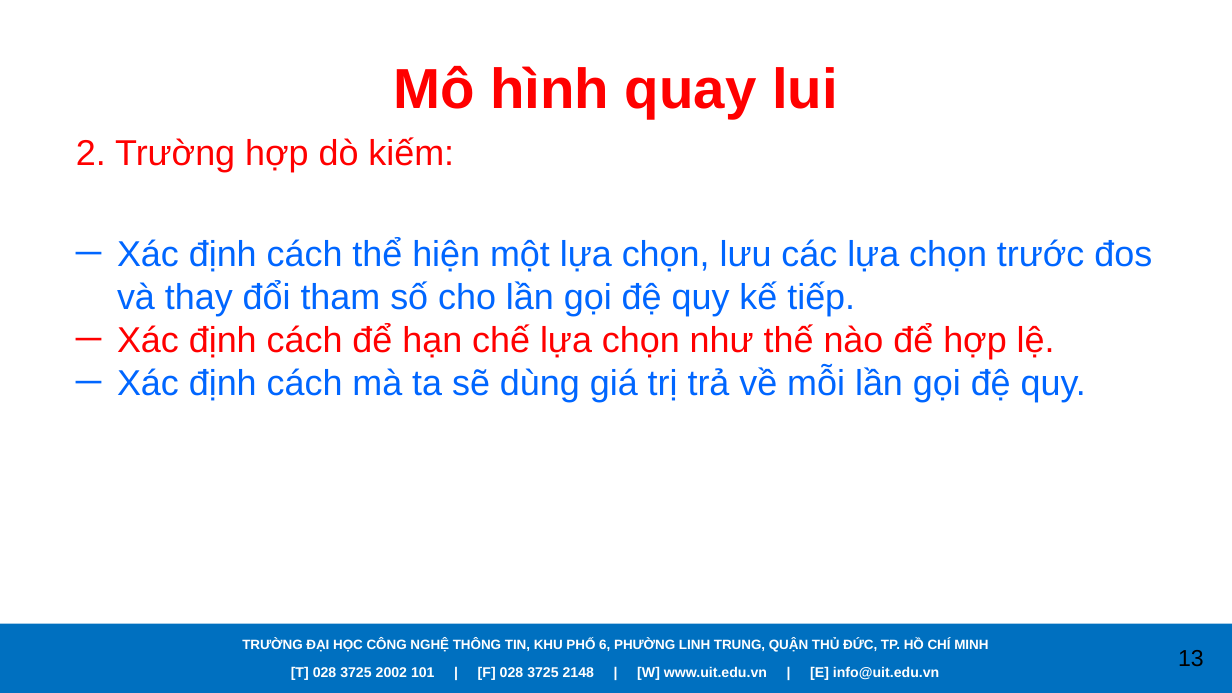
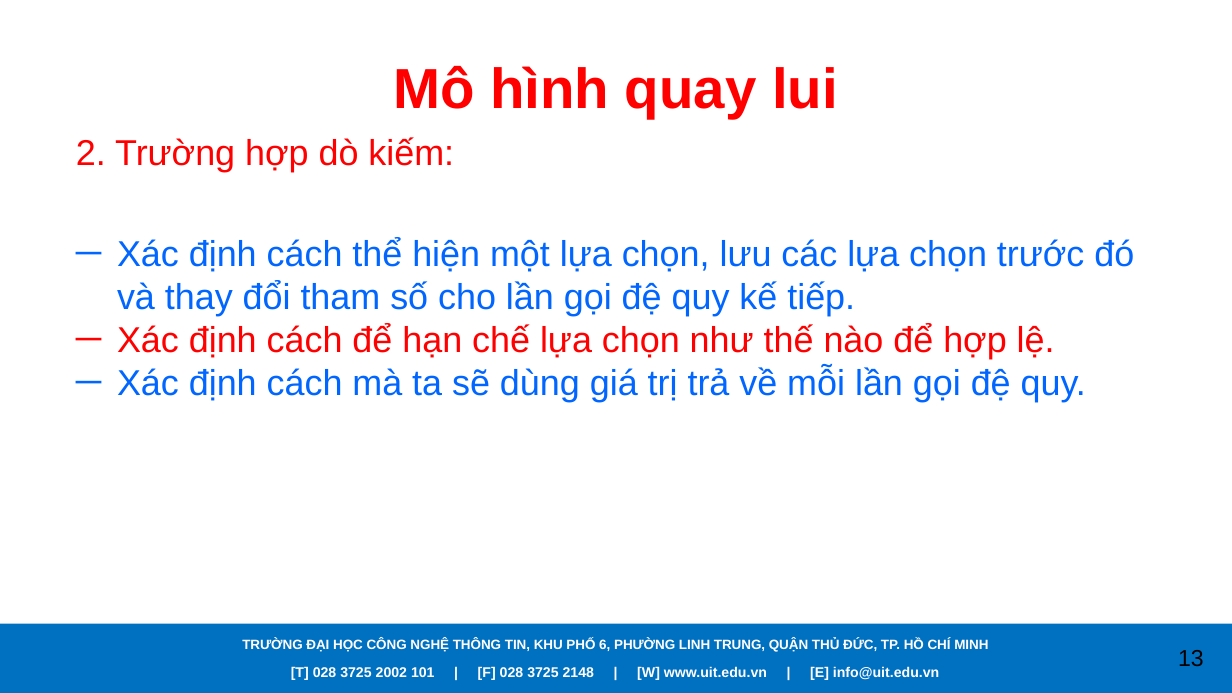
Before and after one commit to caodoanh2001/CS112.L21.KHMT, a slide deck: slide 13 of Seminar/Backtracking.pptx. Drawn at 1232x693 pixels with LibreOffice and Linux fonts; fonts in the diff are those of the drawing; background and template pictures are left out. Boxes give left, top, right and bottom in pixels: in the first picture for what was removed or moved away, otherwise in the second. Text is boxed around its words. In the diff, an @@ line names an element or a change of style, - is before the commit and + after.

```diff
--- a/Seminar/Backtracking.pptx
+++ b/Seminar/Backtracking.pptx
@@ text at bbox=[117, 238, 1134, 316]: text changed @@
-─ Xác định cách thể hiện một lựa chọn, lưu các lựa chọn trước đos và thay đổi tham số cho lần gọi đệ quy kế tiếp.
+─ Xác định cách thể hiện một lựa chọn, lưu các lựa chọn trước đó và thay đổi tham số cho lần gọi đệ quy kế tiếp.
```
Also in this commit, not shown: 4 other slides changed.
